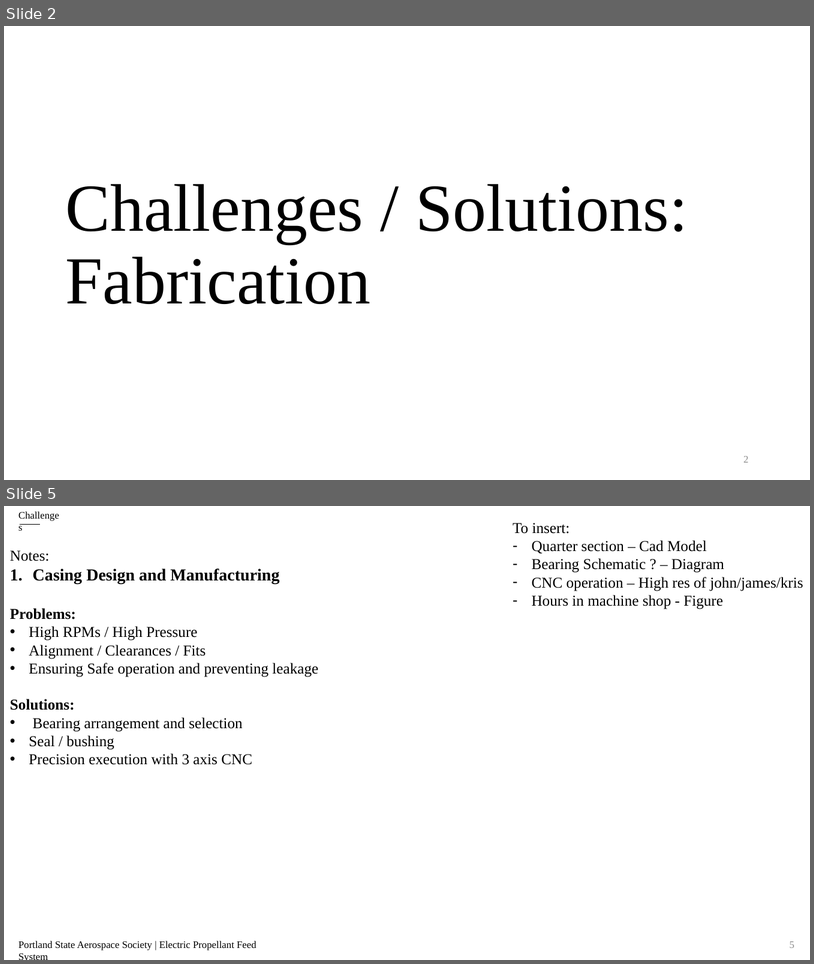
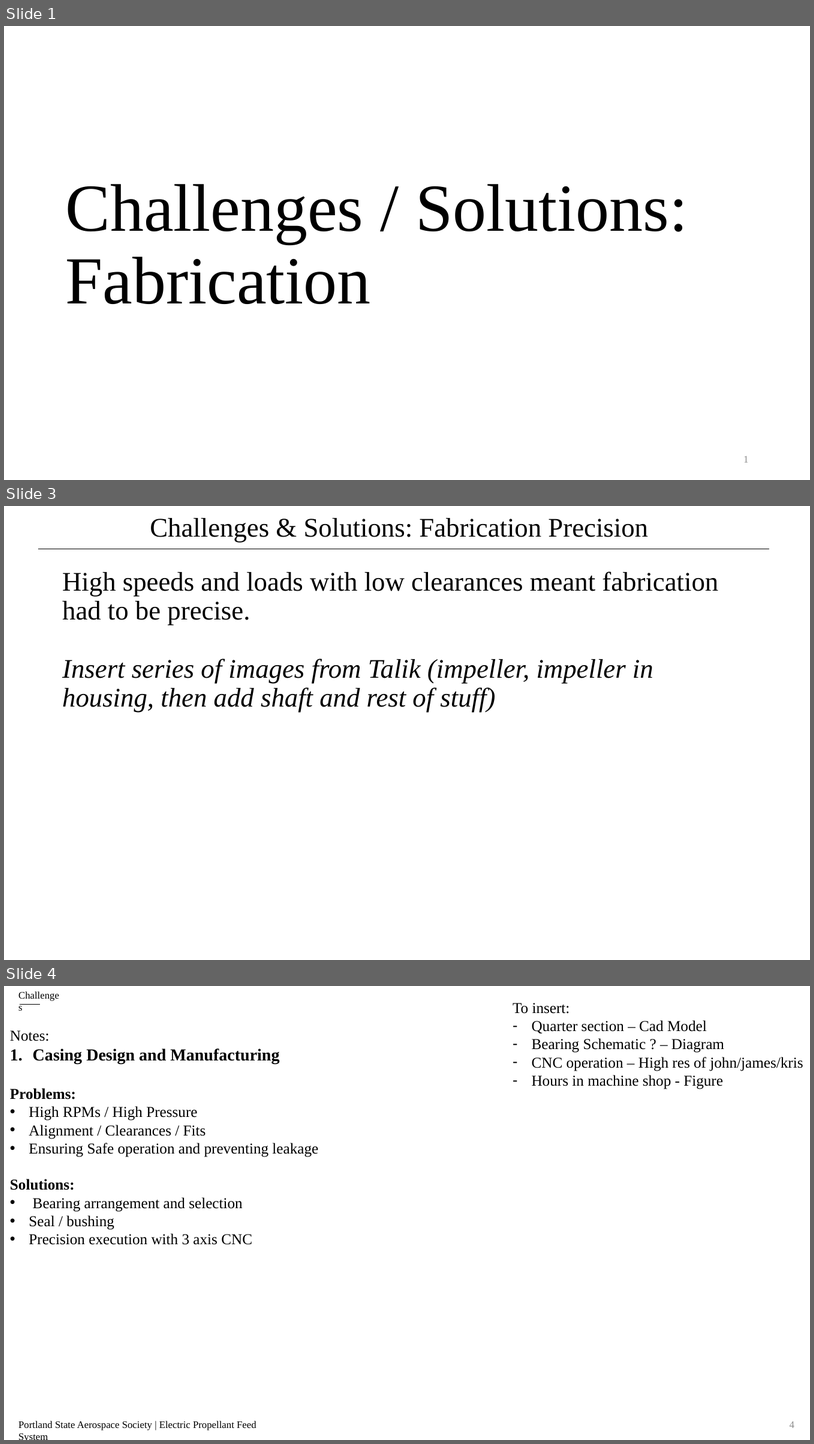
Before and after one commit to psas/electric-feed-system-prototype, a slide deck: Docs/Presentations/Slides/#8 challenges and solutions.pptx. Shown one above the other, each under a label of ours: slides 2 and 5 before the commit, slides 1, 3 and 4 after it; the slides between them are not shown. The pictures are 814x964 and 814x1444 pixels, drawn with LibreOffice and Linux fonts; fonts in the diff are those of the drawing. Boxes give left, top, right and bottom in pixels: in the first picture for what was removed or moved away, otherwise in the second. Text is boxed around its words. In the diff, an @@ line names an element or a change of style, - is before the commit and + after.

```diff
--- a/Docs/Presentations/Slides/#8 challenges and solutions.pptx
+++ b/Docs/Presentations/Slides/#8 challenges and solutions.pptx
@@ slide 3 added at (4, 506, 810, 960), background #FFFFFF @@
@@ text added at (150, 518, 648, 543), 32 pt, text #000000 @@
+Challenges & Solutions: Fabrication Precision
@@ line added from (38, 549) to (770, 549), #000000 0.5 pt @@
@@ text added at (62, 571, 719, 712), 32 pt, text #000000, italic @@
+High speeds and loads with low clearances meant fabrication had to be precise.
+Insert series of images from Talik (impeller, impeller in housing, then add shaft and rest of stuff)
@@ what was slide 2 is now slide 1 @@
@@ page number at (744, 456, 749, 462): text changed @@
-2
+1
@@ what was slide 5 is now slide 4 @@
@@ page number at (790, 1421, 795, 1428): text changed @@
-5
+4
```
Also in this commit, not shown: 1 slide changed, 2 slides removed.
